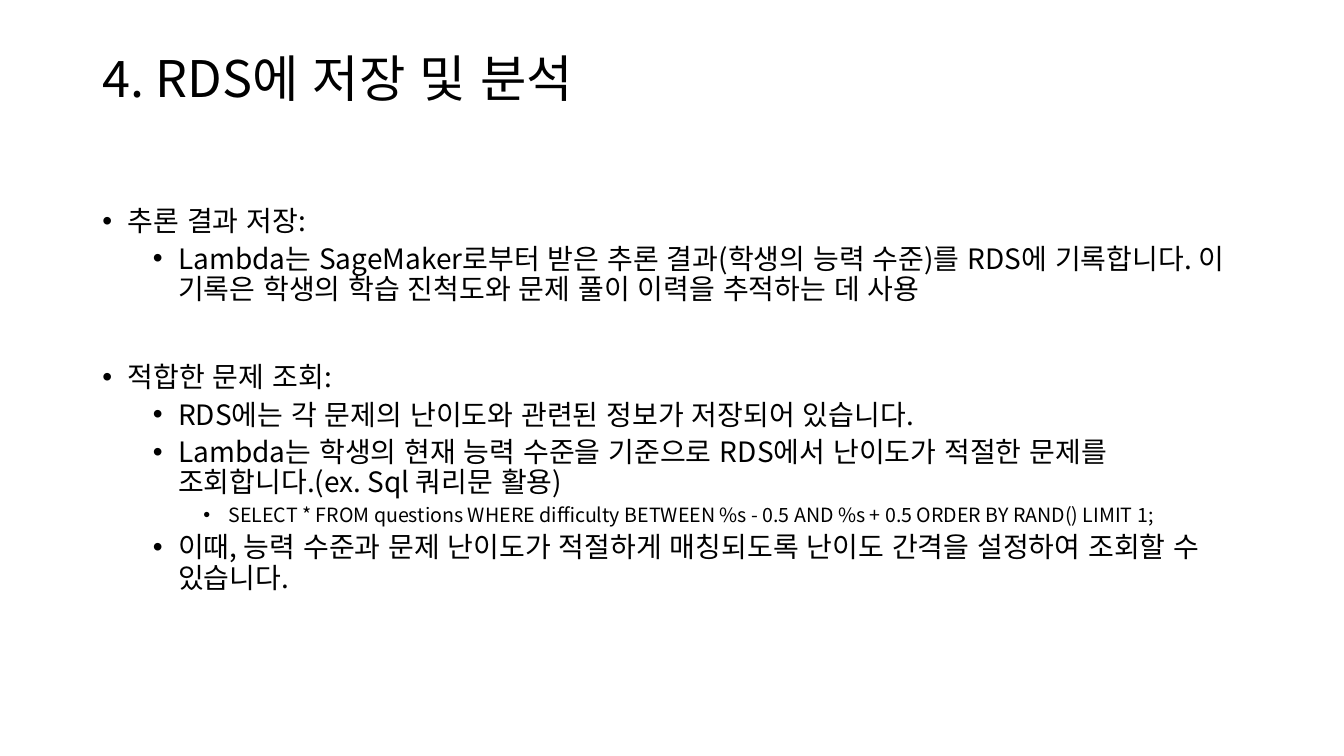
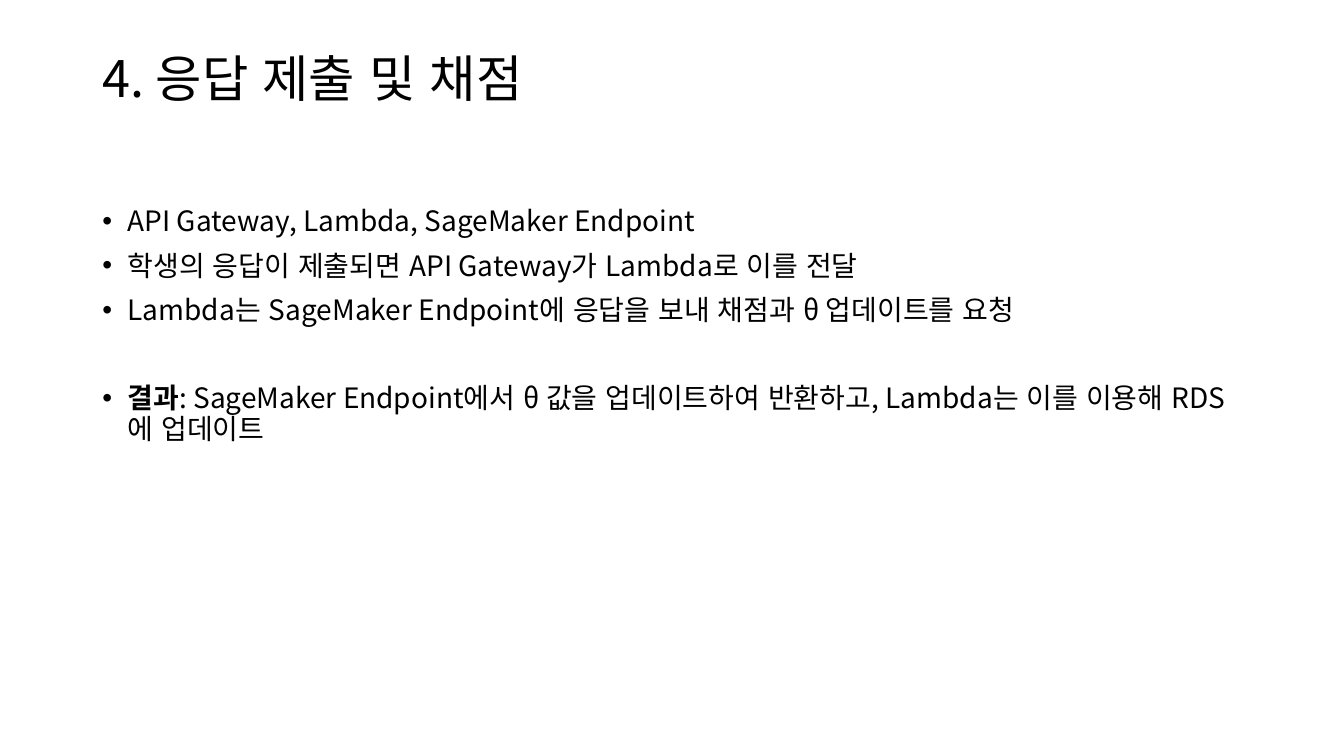
Before and after one commit to DonginJeon/Project, a slide deck: slide 7 of Personal/IRT_AWS/AWS IRT 아키텍처 프로젝트.pptx (slide 6 before the commit). Drawn at 1344x756 pixels with LibreOffice and Linux fonts; fonts in the diff are those of the drawing. Boxes give left, top, right and bottom in pixels: in the first picture for what was removed or moved away, otherwise in the second. Text is boxed around its words. In the diff, an @@ line names an element or a change of style, - is before the commit and + after.

```diff
--- a/Personal/IRT_AWS/AWS IRT 아키텍처 프로젝트.pptx
+++ b/Personal/IRT_AWS/AWS IRT 아키텍처 프로젝트.pptx
@@ title at [102, 55, 523, 101]: text changed @@
-4. RDS에 저장 및 분석
+4. 응답 제출 및 채점
@@ text at [128, 208, 1163, 442]: text changed @@
-• 추론 결과 저장:
-  • Lambda는 SageMaker로부터 받은 추론 결과(학생의 능력 수준)를 RDS에 기록합니다. 이 기록은 학생의 학습 진척도와 문제 풀이 이력을 추적하는 데 사용
-• 적합한 문제 조회:
-  • RDS에는 각 문제의 난이도와 관련된 정보가 저장되어 있습니다.
-  • Lambda는 학생의 현재 능력 수준을 기준으로 RDS에서 난이도가 적절한 문제를 조회합니다.(ex. Sql 쿼리문 활용)
-    • SELECT * FROM questions WHERE difficulty BETWEEN %s - 0.5 AND %s + 0.5 ORDER BY RAND() LIMIT 1;
-  • 이때, 능력 수준과 문제 난이도가 적절하게 매칭되도록 난이도 간격을 설정하여 조회할 수 있습니다.
+• API Gateway, Lambda, SageMaker Endpoint
+• 학생의 응답이 제출되면 API Gateway가 Lambda로 이를 전달
+• Lambda는 SageMaker Endpoint에 응답을 보내 채점과 θ 업데이트를 요청
+• 결과: SageMaker Endpoint에서 θ 값을 업데이트하여 반환하고, Lambda는 이를 이용해 RDS에 업데이트
```
Also in this commit, not shown: 4 other slides changed, 8 slides added, 3 slides removed, 56 other files.
